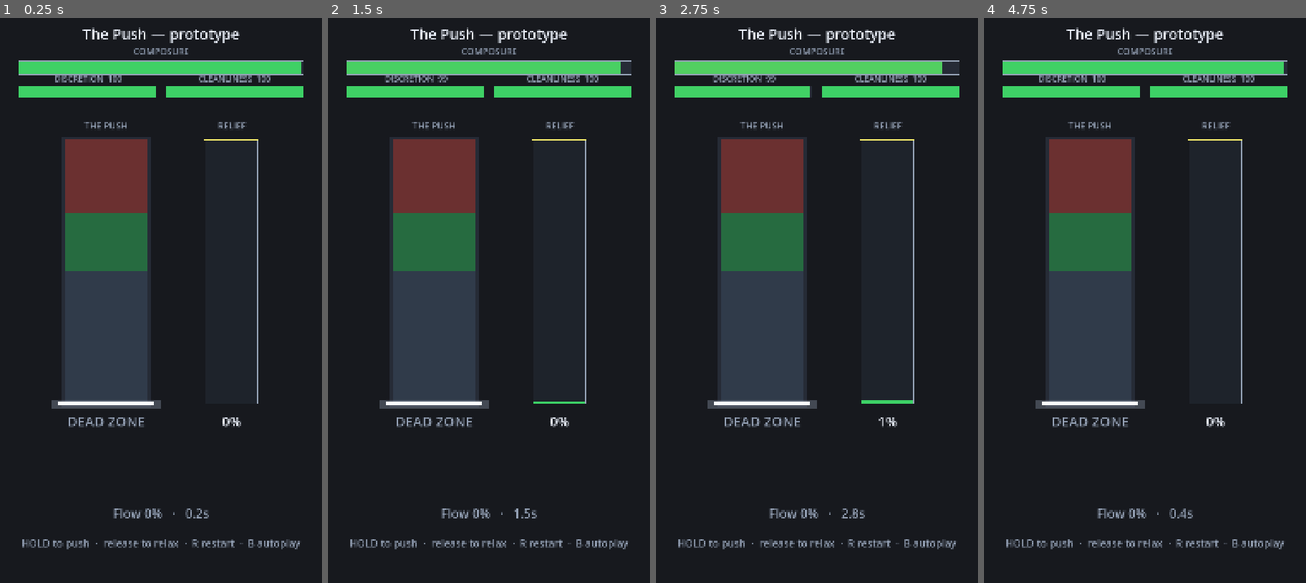
Above: before the commit, frames 1-4 (left to right).
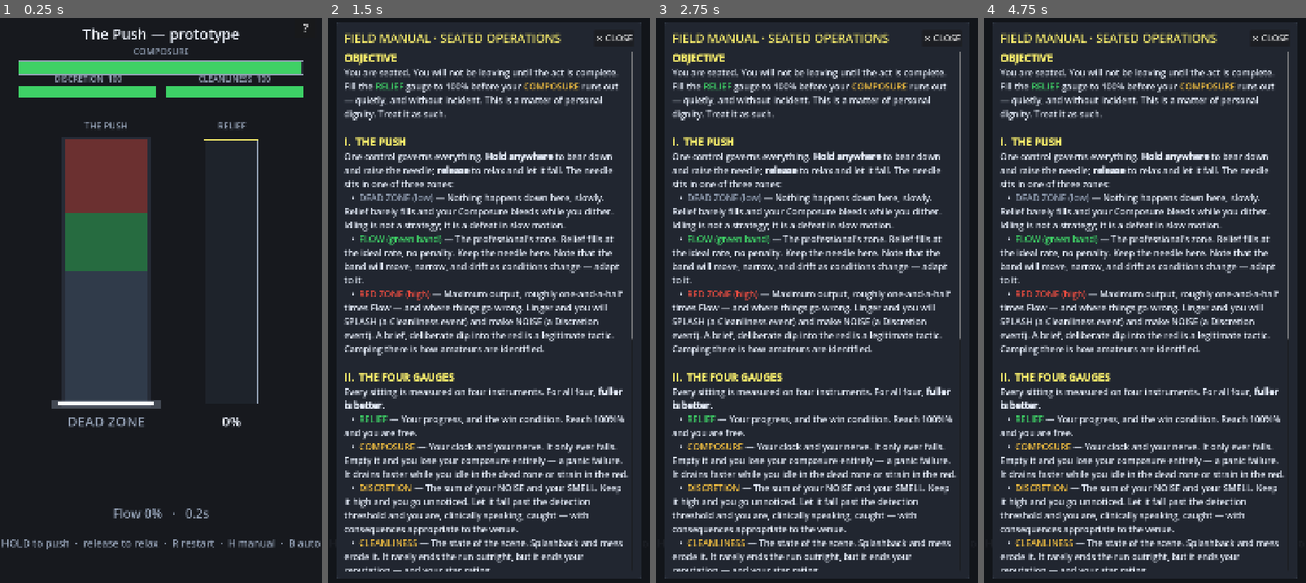
Above: after the commit, the same moments.

Repository: CodeMasterMike/poo-sim
Game: Godot game, scene res://scenes/sit/push_prototype.tscn
Same seed, same stepped clock (60 frames per second), same inputs: the game is played once before the commit and once after it.
Inputs (mouse positions are in pixels of both pictures, inside the frame that each line leads up to):
- Up to frame 1 (0.25 s): no input
- Up to frame 2 (1.5 s): click (633, 29) at 0.5 s, where only the run after the commit has a clickable "?"; click (633, 29) at 1.25 s, where only the run after the commit has a clickable "?"
- Up to frame 3 (2.75 s): click (961, 29) at 2 s, where only the run after the commit has a clickable "?"
- Up to frame 4 (4.75 s): tap Enter at 2.75 s; move the mouse to (1215, 272) at 2.77 s; tap H at 2.85, 4.55 s; click (1215, 272) at 2.92 s; tap Space at 3.02 s; drag from (1080, 328) to (1128, 413) at 3.52 s; move the mouse to (1177, 176) at 4.27 s; tap R at 4.35 s; click (1177, 176) at 4.42 s

The runs differ from the first frame. In frame 1, 0.8% of the frame differs, in the area x 0-100%, y 1-95%; in frame 2, 33%; in frame 3, 33%; in frame 4, 33%, in the area x 2-98%, y 0-100%.

Commit message:
Add in-game FIELD MANUAL overlay
A pause-and-read rules panel in the deadpan 'serious simulator' voice, documenting the objective, The Push and its zones, the four gauges, and the four live hazards (Knock, Jolt, Buzz, Smell Cloud). Self-contained ManualOverlay (holds no sim state) so any scene can drop it in; toggled by the ? button, H, or Esc, and it pauses the sit while open.

Co-Authored-By: Claude Opus 4.8 <noreply@anthropic.com>

Diff:
--- a/scripts/systems/push_prototype.gd
+++ b/scripts/systems/push_prototype.gd
@@ -80,9 +80,14 @@
 var _knock_flash: float = 0.0
 var _knock_flash_good: bool = false
 
+# --- The rules manual (pure view; pauses the sim while open) ---
+var _manual: ManualOverlay
+
 
 func _ready() -> void:
 	_reset()
+	_manual = ManualOverlay.new()
+	add_child(_manual)
 	if auto_play:
 		_set_auto_play(true)
 
@@ -127,6 +132,18 @@
 
 
 func _input(event: InputEvent) -> void:
+	# The manual owns input while it's up: H/Esc close it, everything else is
+	# swallowed so reading the rules can't accidentally push, tap, or retry.
+	if event is InputEventKey and event.pressed and not event.echo:
+		if event.keycode == KEY_H:
+			_manual.toggle()
+			return
+		if event.keycode == KEY_ESCAPE and _manual.is_open():
+			_manual.close()
+			return
+	if _manual.is_open():
+		return
+
 	if event is InputEventMouseButton and event.button_index == MOUSE_BUTTON_LEFT:
 		_mouse_down = event.pressed
 		if event.pressed:
@@ -164,6 +181,10 @@
 
 func _process(delta: float) -> void:
 	_t += delta
+	# Reading the manual pauses the sitting — no clock drain, no hazards advancing.
+	# (_accum only grows inside _advance_sim, so time can't pile up while paused.)
+	if _manual != null and _manual.is_open():
+		return
 	_advance_sim(delta)
 
 	# View feedback, driven by (never driving) the model.
@@ -293,7 +314,7 @@
 	var fr := _state.flow_ratio()
 	_text(font, "Flow %d%%   ·   %.1fs" % [int(round(fr * 100.0)), _clock.elapsed],
 			0, int(h * 0.88), w, int(h * 0.022), TEXT_DIM)
-	_text(font, "HOLD to push  ·  release to relax  ·  R restart  ·  B autoplay",
+	_text(font, "HOLD to push  ·  release to relax  ·  R restart  ·  H manual  ·  B autoplay",
 			0, int(h * 0.93), w, int(h * 0.018), TEXT_DIM)
 	if auto_play:
 		_text(font, "· AUTOPLAY ·", 0, int(h * 0.85), w, int(h * 0.020), GOAL)
--- /dev/null
+++ b/scripts/ui/manual_overlay.gd
@@ -0,0 +1,230 @@
+class_name ManualOverlay
+extends Control
+## The in-game FIELD MANUAL — a pause-and-read rules panel. Pure view: it holds no
+## sim state and never touches the model, so any scene (this prototype, later the
+## real Sit) can drop one in. It builds its whole node tree in code so there's no
+## .tscn to hand-edit and it version-controls as a single script.
+##
+## Written in the spec's deadpan "surprisingly serious simulator" voice (spec §11):
+## the gap between the subject and the gravity of the manual IS the joke. It's kept
+## deliberately long-winded for the testing phase — trim it once the tutorial and
+## real onboarding exist.
+##
+## Toggled by the always-visible "?" button, or by H / Esc from the host. The host
+## is responsible for pausing the sim while `is_open()` — the manual doesn't know
+## the sim exists.
+
+# --- Palette (mirrors the grey-box view so the manual reads as the same product) ---
+const C_BG := Color(0.07, 0.08, 0.10, 0.92)
+const C_PANEL := Color(0.13, 0.15, 0.19)
+const C_BORDER := Color(0.30, 0.34, 0.42)
+const C_TITLE := Color(0.96, 0.92, 0.42)
+const C_TEXT := Color(0.90, 0.93, 0.98)
+const HEX_FLOW := "3ed166"
+const HEX_RED := "eb4c40"
+const HEX_AMBER := "f2bf40"
+const HEX_DIM := "94a1b5"
+
+var _overlay: Control
+var _body: RichTextLabel
+
+
+func _ready() -> void:
+	set_anchors_and_offsets_preset(Control.PRESET_FULL_RECT)
+	mouse_filter = Control.MOUSE_FILTER_IGNORE  # never block gameplay while closed
+	_build_help_button()
+	_build_overlay()
+
+
+func is_open() -> bool:
+	return _overlay.visible
+
+
+func toggle() -> void:
+	_set_open(not _overlay.visible)
+
+
+func open() -> void:
+	_set_open(true)
+
+
+func close() -> void:
+	_set_open(false)
+
+
+func _set_open(value: bool) -> void:
+	_overlay.visible = value
+	if value:
+		_body.scroll_to_line(0)
+
+
+# ---------------------------------------------------------------- construction
+
+func _build_help_button() -> void:
+	var btn := Button.new()
+	btn.text = "?"
+	btn.focus_mode = Control.FOCUS_NONE  # must never steal Space/Enter from The Push
+	btn.add_theme_font_size_override("font_size", 40)
+	btn.custom_minimum_size = Vector2(72, 64)
+	btn.set_anchors_and_offsets_preset(Control.PRESET_TOP_RIGHT)
+	btn.offset_left = -92
+	btn.offset_right = -20
+	btn.offset_top = 16
+	btn.offset_bottom = 80
+	btn.pressed.connect(toggle)
+	add_child(btn)
+
+
+func _build_overlay() -> void:
+	_overlay = Control.new()
+	_overlay.set_anchors_and_offsets_preset(Control.PRESET_FULL_RECT)
+	_overlay.mouse_filter = Control.MOUSE_FILTER_STOP  # eat stray taps behind the panel
+	_overlay.visible = false
+	add_child(_overlay)
+
+	var dim := ColorRect.new()
+	dim.color = C_BG
+	dim.set_anchors_and_offsets_preset(Control.PRESET_FULL_RECT)
+	dim.mouse_filter = Control.MOUSE_FILTER_STOP
+	_overlay.add_child(dim)
+
+	var margin := MarginContainer.new()
+	margin.set_anchors_and_offsets_preset(Control.PRESET_FULL_RECT)
+	for side in ["margin_left", "margin_right", "margin_top", "margin_bottom"]:
+		margin.add_theme_constant_override(side, 28)
+	_overlay.add_child(margin)
+
+	var panel := PanelContainer.new()
+	panel.add_theme_stylebox_override("panel", _panel_style())
+	margin.add_child(panel)
+
+	var pad := MarginContainer.new()
+	for side in ["margin_left", "margin_right", "margin_top", "margin_bottom"]:
+		pad.add_theme_constant_override(side, 26)
+	panel.add_child(pad)
+
+	var vbox := VBoxContainer.new()
+	vbox.add_theme_constant_override("separation", 16)
+	pad.add_child(vbox)
+
+	vbox.add_child(_build_header())
+
+	var scroll := ScrollContainer.new()
+	scroll.size_flags_vertical = Control.SIZE_EXPAND_FILL
+	scroll.horizontal_scroll_mode = ScrollContainer.SCROLL_MODE_DISABLED
+	vbox.add_child(scroll)
+
+	_body = RichTextLabel.new()
+	_body.bbcode_enabled = true
+	_body.fit_content = true
+	_body.scroll_active = false  # the outer ScrollContainer owns scrolling
+	_body.selection_enabled = false
+	_body.autowrap_mode = TextServer.AUTOWRAP_WORD_SMART
+	_body.size_flags_horizontal = Control.SIZE_EXPAND_FILL
+	_body.add_theme_font_size_override("normal_font_size", 30)
+	_body.add_theme_font_size_override("bold_font_size", 30)
+	_body.add_theme_color_override("default_color", C_TEXT)
+	_body.add_theme_constant_override("line_separation", 4)
+	_body.text = _manual_text()
+	scroll.add_child(_body)
+
+
+func _build_header() -> HBoxContainer:
+	var header := HBoxContainer.new()
+
+	var title := Label.new()
+	title.text = "FIELD MANUAL · SEATED OPERATIONS"
+	title.add_theme_font_size_override("font_size", 40)
+	title.add_theme_color_override("font_color", C_TITLE)
+	title.size_flags_horizontal = Control.SIZE_EXPAND_FILL
+	header.add_child(title)
+
+	var close_btn := Button.new()
+	close_btn.text = "✕ CLOSE"
+	close_btn.focus_mode = Control.FOCUS_NONE
+	close_btn.add_theme_font_size_override("font_size", 30)
+	close_btn.pressed.connect(close)
+	header.add_child(close_btn)
+
+	return header
+
+
+func _panel_style() -> StyleBoxFlat:
+	var sb := StyleBoxFlat.new()
+	sb.bg_color = C_PANEL
+	sb.border_color = C_BORDER
+	sb.set_border_width_all(2)
+	sb.set_corner_radius_all(10)
+	sb.set_content_margin_all(0)
+	return sb
+
+
+# ---------------------------------------------------------------- copy
+
+## Deadpan on purpose. Documents only what the prototype actually simulates today
+## (the Push, the four gauges, and the four live hazards); extend as the catalog
+## comes online.
+func _manual_text() -> String:
+	# Copy below uses a compact [c=hex]…[/c] shorthand for readability; expand it to
+	# real BBCode color spans here in one pass.
+	var s: String = "".join([
+		_h("OBJECTIVE"),
+		"You are seated. You will not be leaving until the act is complete. ",
+		"Fill the [c=%s]RELIEF[/c] gauge to 100%% before your [c=%s]COMPOSURE[/c] runs out — " % [HEX_FLOW, HEX_AMBER],
+		"quietly, and without incident. This is a matter of personal dignity. Treat it as such.\n\n",
+
+		_h("I.  THE PUSH"),
+		"One control governs everything. [b]Hold anywhere[/b] to bear down and raise the needle; ",
+		"[b]release[/b] to relax and let it fall. The needle sits in one of three zones:\n",
+		_li("[c=%s]DEAD ZONE (low)[/c]" % HEX_DIM,
+			"Nothing happens down here, slowly. Relief barely fills and your Composure bleeds while you dither. Idling is not a strategy; it is a defeat in slow motion."),
+		_li("[c=%s]FLOW (green band)[/c]" % HEX_FLOW,
+			"The professional's zone. Relief fills at the ideal rate, no penalty. Keep the needle here. Note that the band will move, narrow, and drift as conditions change — adapt to it."),
+		_li("[c=%s]RED ZONE (high)[/c]" % HEX_RED,
+			"Maximum output, roughly one-and-a-half times Flow — and where things go wrong. Linger and you will SPLASH (a Cleanliness event) and make NOISE (a Discretion event). A brief, deliberate dip into the red is a legitimate tactic. Camping there is how amateurs are identified."),
+		"\n",
+
+		_h("II.  THE FOUR GAUGES"),
+		"Every sitting is measured on four instruments. For all four, [b]fuller is better.[/b]\n",
+		_li("[c=%s]RELIEF[/c]" % HEX_FLOW,
+			"Your progress, and the win condition. Reach 100%% and you are free."),
+		_li("[c=%s]COMPOSURE[/c]" % HEX_AMBER,
+			"Your clock and your nerve. It only ever falls. Empty it and you lose your composure entirely — a panic failure. It drains faster while you idle in the dead zone or strain in the red."),
+		_li("[c=%s]DISCRETION[/c]" % HEX_AMBER,
+			"The sum of your NOISE and your SMELL. Keep it high and you go unnoticed. Let it fall past the detection threshold and you are, clinically speaking, caught — with consequences appropriate to the venue."),
+		_li("[c=%s]CLEANLINESS[/c]" % HEX_AMBER,
+			"The state of the scene. Splashback and mess erode it. It rarely ends the run outright, but it ends your reputation — and your star rating."),
+		"\n",
+
+		_h("III.  FIELD HAZARDS"),
+		"The act is never uninterrupted. Each hazard demands exactly one response. ",
+		"Learn the response; there is no time to think.\n",
+		_li("[b]THE KNOCK[/b]",
+			"Someone is at the door. [b]Release everything and hold perfectly still[/b] until they lose interest. Any push during the knock is audible and Discretion craters. Freezing costs you progress and burns Composure — that is the price of not being seen."),
+		_li("[b]JOLT / TURBULENCE[/b]",
+			"The world lurches and the needle is thrown. [b]Swipe[/b] (drag) to wrestle it back toward the Flow band before it flies into the red or bottoms out."),
+		_li("[b]THE BUZZ[/b]",
+			"Your phone. [b]Tap[/b] to dismiss it. Ignore it and it grows louder — a Discretion risk — while quietly draining your Composure. It is not important. Dismiss it."),
+		_li("[b]THE SMELL CLOUD[/b]",
+			"Not scheduled — earned, by pushing hard in the red. A visible cloud rises. [b]Swipe[/b] to waft it away before it is noticed. The real lesson is upstream: push greedy and you manufacture your own problems."),
+		"\n",
+
+		_h("IV.  CONTROLS"),
+		_li("[b]Hold / Space[/b]", "Push."),
+		_li("[b]Drag / Swipe[/b]", "Waft a cloud; re-center after a jolt."),
+		_li("[b]Tap[/b]", "Dismiss the phone."),
+		_li("[b]R[/b]", "Restart the sitting."),
+		_li("[b]H / Esc[/b]", "Open or close this manual."),
+		_li("[b]B[/b]", "Toggle the autopilot (demonstration only)."),
+		"\n",
+		"[c=%s]This manual is provisional and expands as new venues and hazards enter service. Sit with confidence.[/c]" % HEX_DIM,
+	])
+	return s.replace("[c=", "[color=#").replace("[/c]", "[/color]")
+
+
+func _h(title: String) -> String:
+	return "[b][font_size=34][color=#%s]%s[/color][/font_size][/b]\n" % [C_TITLE.to_html(false), title]
+
+
+func _li(term: String, desc: String) -> String:
+	return "   •  %s — %s\n" % [term, desc]
Not shown, added: scripts/ui/manual_overlay.gd.uid
